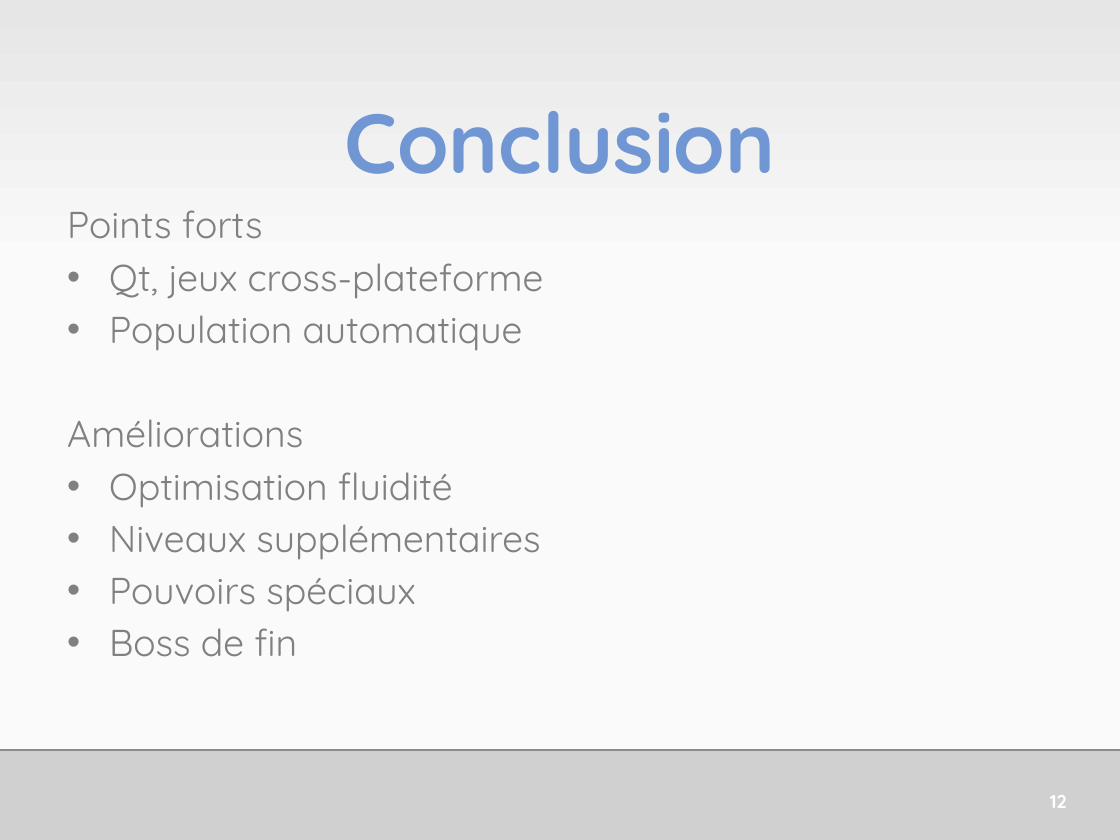
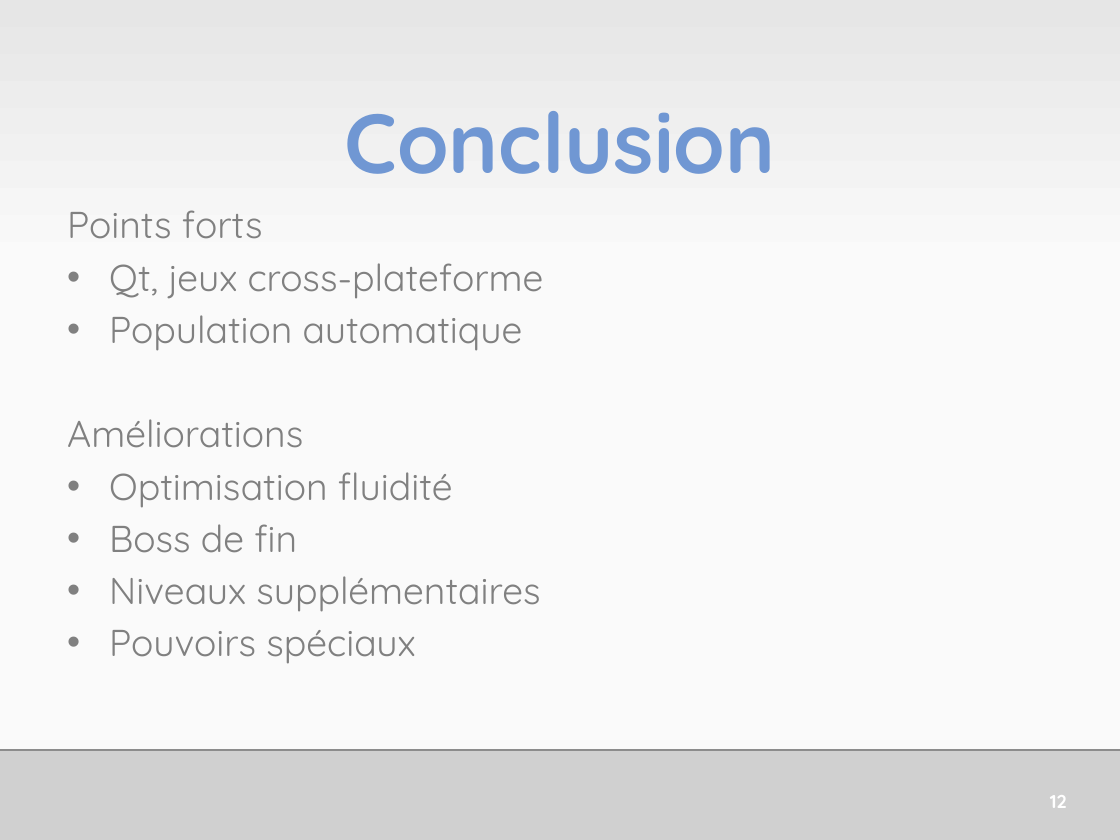
Before and after one commit to HE-ArcSurvivors/james-gouin-v1, a slide deck: slide 13 of Administration/JamesGouinSePresente.pptx. Drawn at 1120x840 pixels with LibreOffice and Linux fonts; fonts in the diff are those of the drawing; grey boxes stand for pictures. Boxes give left, top, right and bottom in pixels: in the first picture for what was removed or moved away, otherwise in the second. Text is boxed around its words. In the diff, an @@ line names an element or a change of style, - is before the commit and + after.

```diff
--- a/Administration/JamesGouinSePresente.pptx
+++ b/Administration/JamesGouinSePresente.pptx
@@ text at box(109, 524, 297, 553): paragraph added @@
+• Boss de fin
@@ text at box(109, 628, 297, 657): paragraph removed @@
-• Boss de fin
```
Also in this commit, not shown: 9 other slides changed.
